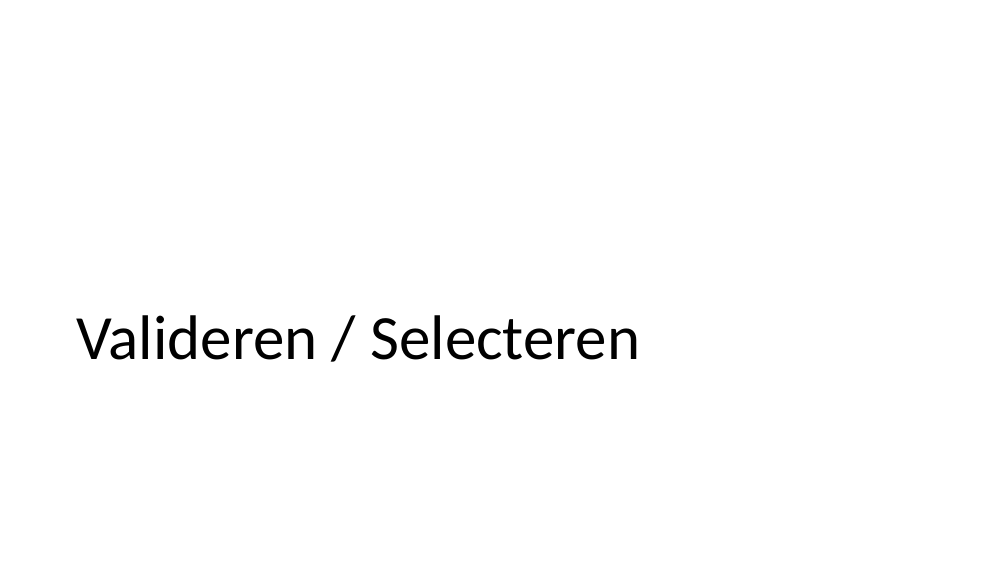
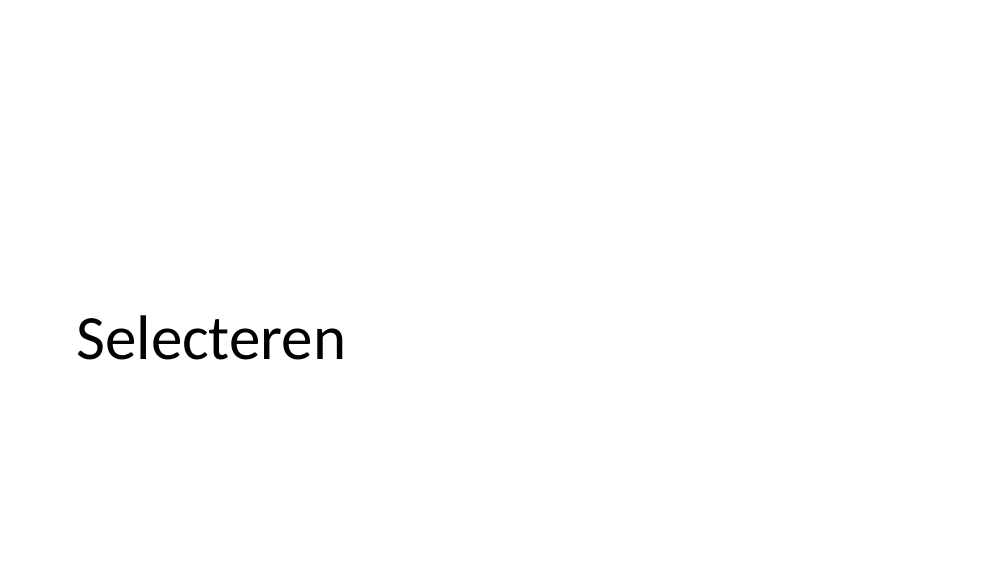
Before and after one commit to LFKoning/knowledge-sharing, a slide deck: slide 30 of python_trainees/4_scikit_learn/python_traineeship_4.pptx (slide 28 before the commit). Drawn at 1008x567 pixels with LibreOffice and Linux fonts; fonts in the diff are those of the drawing. Boxes give left, top, right and bottom in pixels: in the first picture for what was removed or moved away, otherwise in the second. Text is boxed around its words. In the diff, an @@ line names an element or a change of style, - is before the commit and + after.

```diff
--- a/python_trainees/4_scikit_learn/python_traineeship_4.pptx
+++ b/python_trainees/4_scikit_learn/python_traineeship_4.pptx
@@ title at (x1=76, y1=315, x2=346, y2=360): text changed @@
-Valideren / Selecteren
+Selecteren
```
Also in this commit, not shown: 13 other slides changed, 4 slides added, 1 slide removed, 8 other files.
